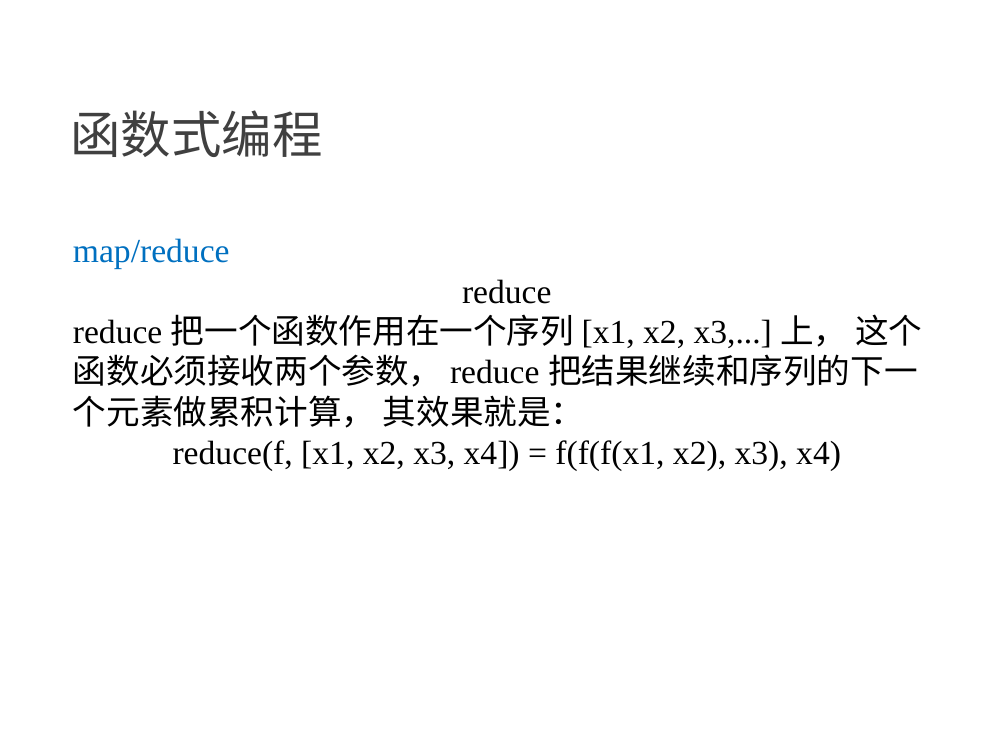
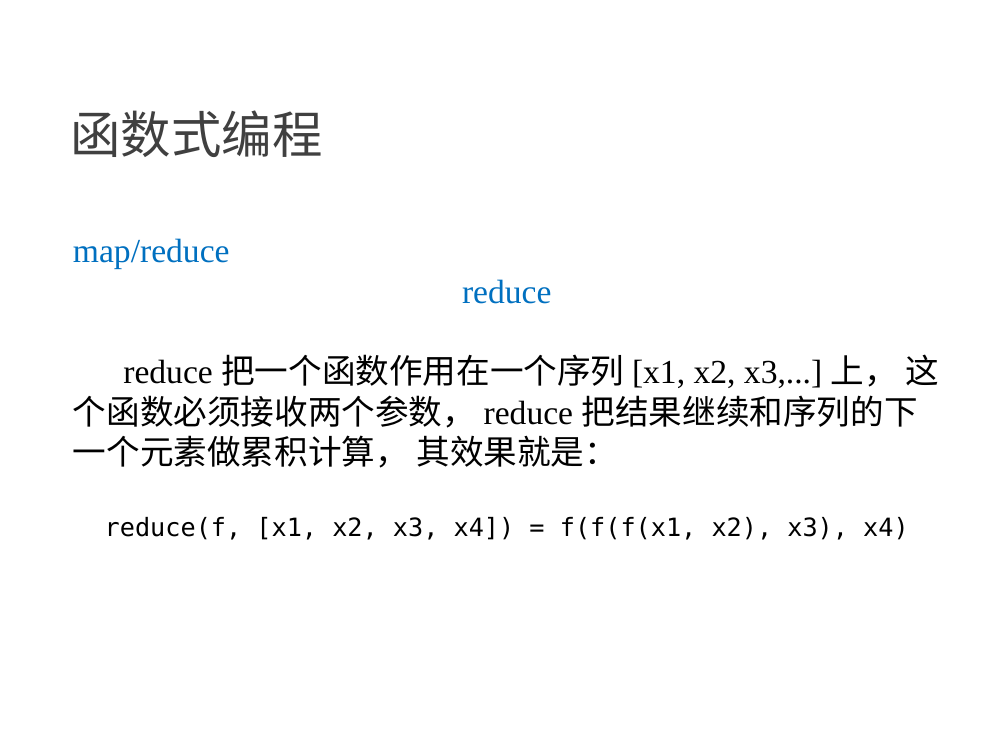
Before and after one commit to NewGr8Player/My-PPT, a slide deck: slide 11 of Python3/4.Python3-函数式编程.pptx. Drawn at 1008x756 pixels with LibreOffice and Linux fonts; fonts in the diff are those of the drawing. Boxes give left, top, right and bottom in pixels: in the first picture for what was removed or moved away, otherwise in the second. Text is boxed around its words. In the diff, an @@ line names an element or a change of style, - is before the commit and + after.

```diff
--- a/Python3/4.Python3-函数式编程.pptx
+++ b/Python3/4.Python3-函数式编程.pptx
@@ text at (73,279,939,540): text colour #000000 to #0070C0 in "reduce"; size 24 to 18 pt, font Times New Roman to DejaVu Sans Mono in "reduce(f, [x1, x2, x3, x4]) = f(f(f(x1, ..."; indent changed @@
```
Also in this commit, not shown: 7 other slides changed, 16 slides added, 5 other files.
